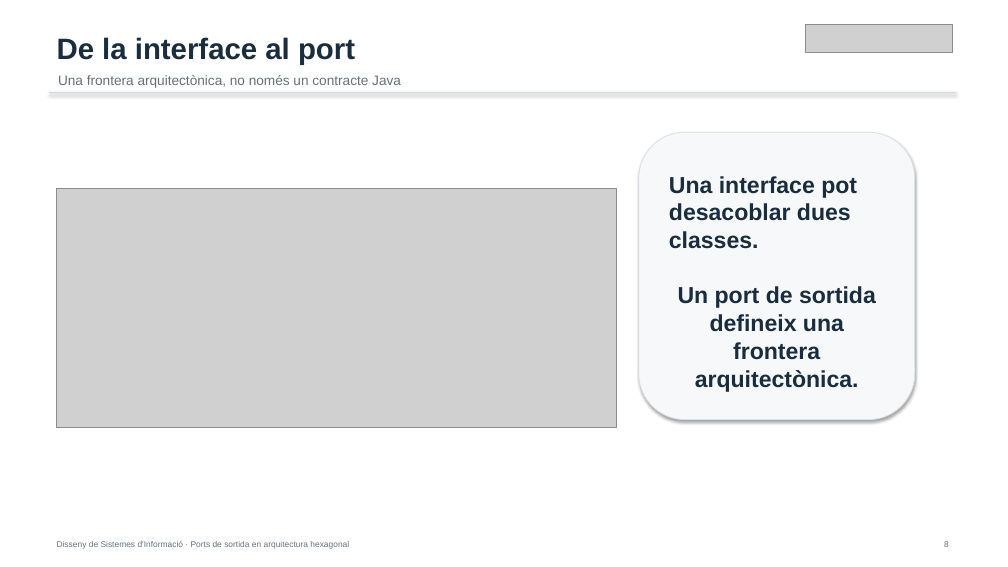
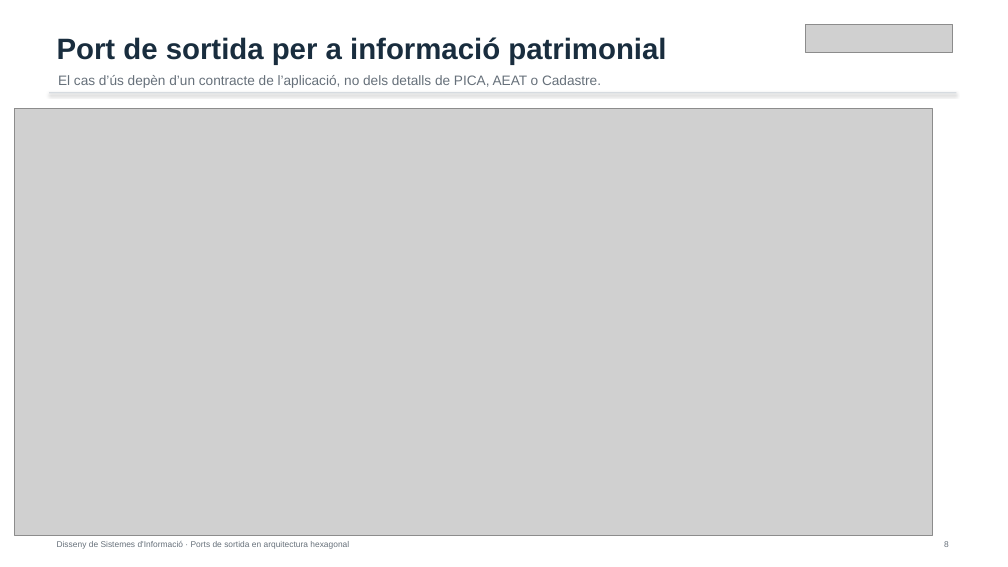
Before and after one commit to alfredorueda/HexaStock, a slide deck: slide 9 of doc/presentations/defensa-placa-permanent-dsi-ports-sortida-hexagonal/output/defensa-dsi-ports-sortida-hexagonal.pptx (slide 8 before the commit). Drawn at 1008x567 pixels with LibreOffice and Linux fonts; fonts in the diff are those of the drawing; grey boxes stand for pictures. Boxes give left, top, right and bottom in pixels: in the first picture for what was removed or moved away, otherwise in the second. Text is boxed around its words. In the diff, an @@ line names an element or a change of style, - is before the commit and + after.

```diff
--- a/doc/presentations/defensa-placa-permanent-dsi-ports-sortida-hexagonal/output/defensa-dsi-ports-sortida-hexagonal.pptx
+++ b/doc/presentations/defensa-placa-permanent-dsi-ports-sortida-hexagonal/output/defensa-dsi-ports-sortida-hexagonal.pptx
@@ text at box(57, 37, 666, 65): text changed @@
-De la interface al port
+Port de sortida per a informació patrimonial
@@ text at box(58, 75, 601, 88): text changed @@
-Una frontera arquitectònica, no només un contracte Java
+El cas d’ús depèn d’un contracte de l’aplicació, no dels detalls de PICA, AEAT o Cadastre.
@@ picture added at box(14, 108, 932, 535) @@
@@ rounded rectangle removed at box(639, 132, 915, 420) @@
@@ text removed at box(669, 176, 876, 360) @@
-Una interface pot desacoblar dues classes.
-Un port de sortida defineix una frontera arquitectònica.
@@ picture removed at box(57, 189, 616, 428) @@
```
Also in this commit, not shown: 10 other slides changed, 3 slides added, 12 other files.
